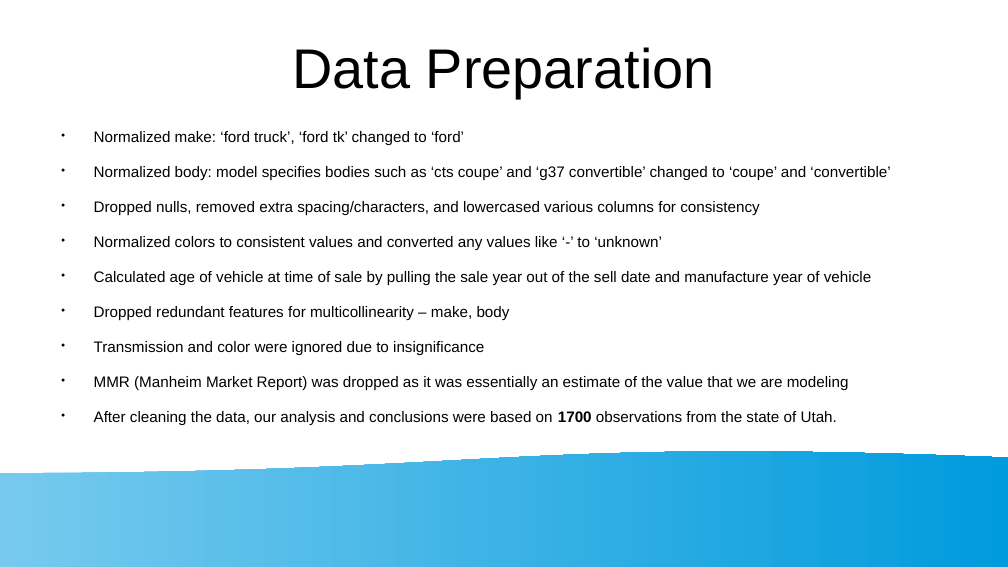
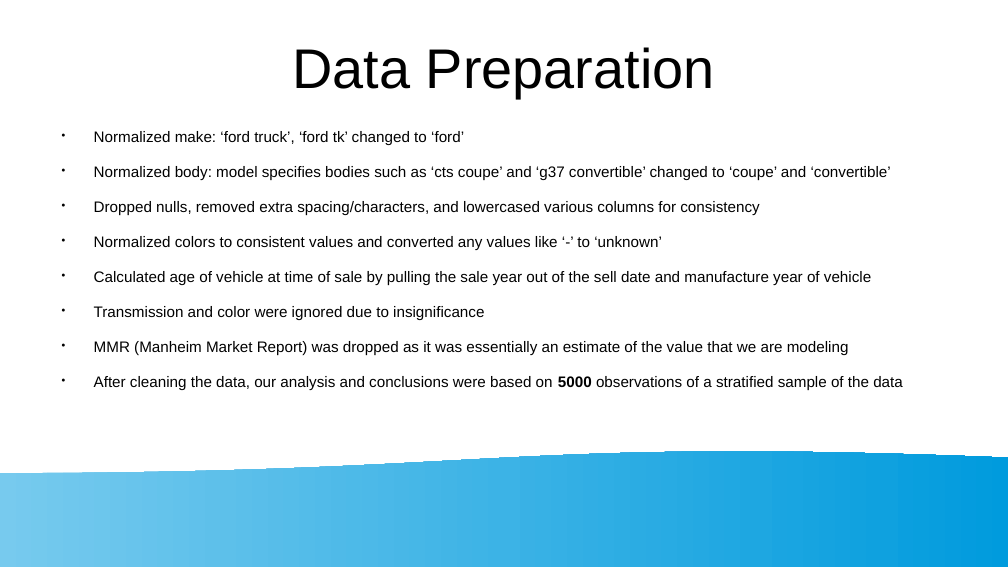
Before and after one commit to sbowler/project-one, a slide deck: slide 5 of presentations/project1_presentation.pptx. Drawn at 1008x567 pixels with LibreOffice and Linux fonts; fonts in the diff are those of the drawing. Boxes give left, top, right and bottom in pixels: in the first picture for what was removed or moved away, otherwise in the second. Text is boxed around its words. In the diff, an @@ line names an element or a change of style, - is before the commit and + after.

```diff
--- a/presentations/project1_presentation.pptx
+++ b/presentations/project1_presentation.pptx
@@ text at (x1=94, y1=306, x2=510, y2=320): paragraph removed @@
-● Dropped redundant features for multicollinearity – make, body
@@ text at (x1=94, y1=376, x2=903, y2=390): text changed @@
-● After cleaning the data, our analysis and conclusions were based on 1700 observations from the state of Utah.
+● After cleaning the data, our analysis and conclusions were based on 5000 observations of a stratified sample of the data
```
Also in this commit, not shown: 1 other slide changed.
